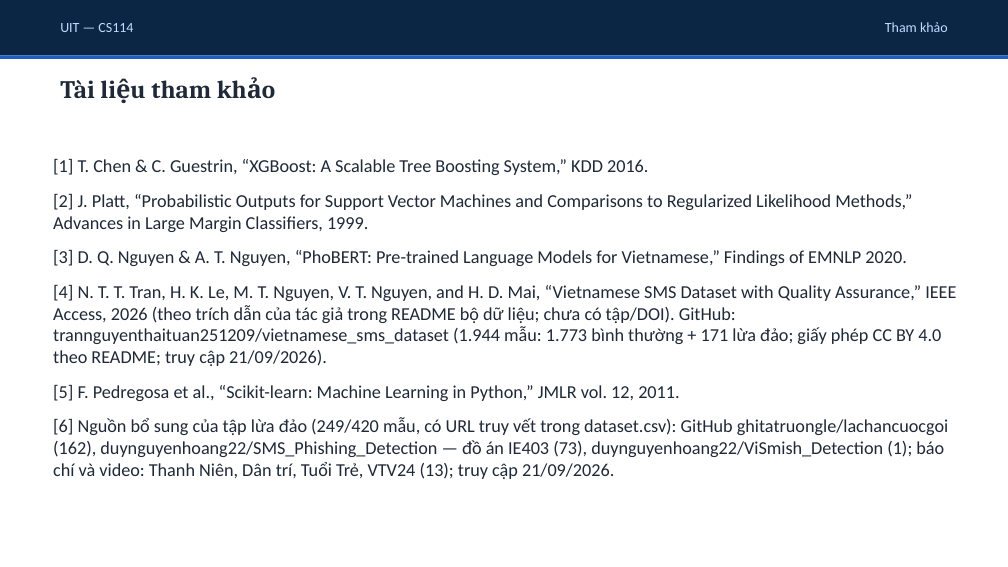
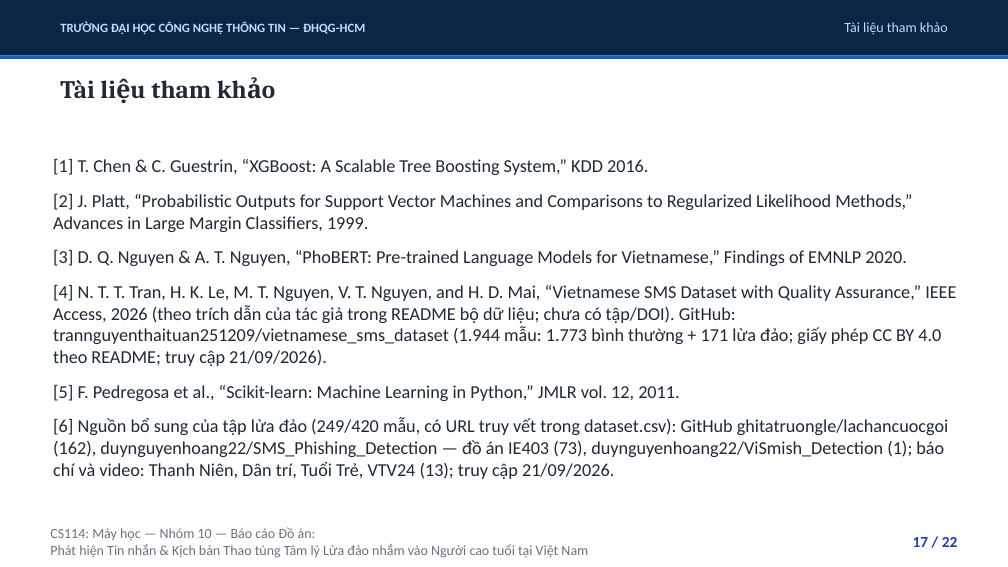
Before and after one commit to uit-25730067-chithanh/CS114-Team10-Elderly-Scam-Detection, a slide deck: slide 17 of draft/scam-detection/reports/slides/phase09_presentation.pptx (slide 15 before the commit). Drawn at 1008x567 pixels with LibreOffice and Linux fonts; fonts in the diff are those of the drawing. Boxes give left, top, right and bottom in pixels: in the first picture for what was removed or moved away, otherwise in the second. Text is boxed around its words. In the diff, an @@ line names an element or a change of style, - is before the commit and + after.

```diff
--- a/draft/scam-detection/reports/slides/phase09_presentation.pptx
+++ b/draft/scam-detection/reports/slides/phase09_presentation.pptx
@@ text at [60, 21, 365, 34]: text changed; size 10 to 9 pt; bold on @@
-UIT — CS114
+TRƯỜNG ĐẠI HỌC CÔNG NGHỆ THÔNG TIN — ĐHQG-HCM
@@ text at [844, 22, 948, 35]: text changed @@
-Tham khảo
+Tài liệu tham khảo
@@ text added at [50, 527, 588, 558], 10 pt, text #6B7280 @@
+CS114: Máy học — Nhóm 10 — Báo cáo Đồ án:
+Phát hiện Tin nhắn & Kịch bản Thao túng Tâm lý Lừa đảo nhắm vào Người cao tuổi tại Việt Nam
@@ text added at [913, 537, 958, 547], 11 pt, text #1E40AF, bold @@
+17 / 22
```
Also in this commit, not shown: 17 other slides changed, 4 slides added, 2 slides removed, 2 other files.
